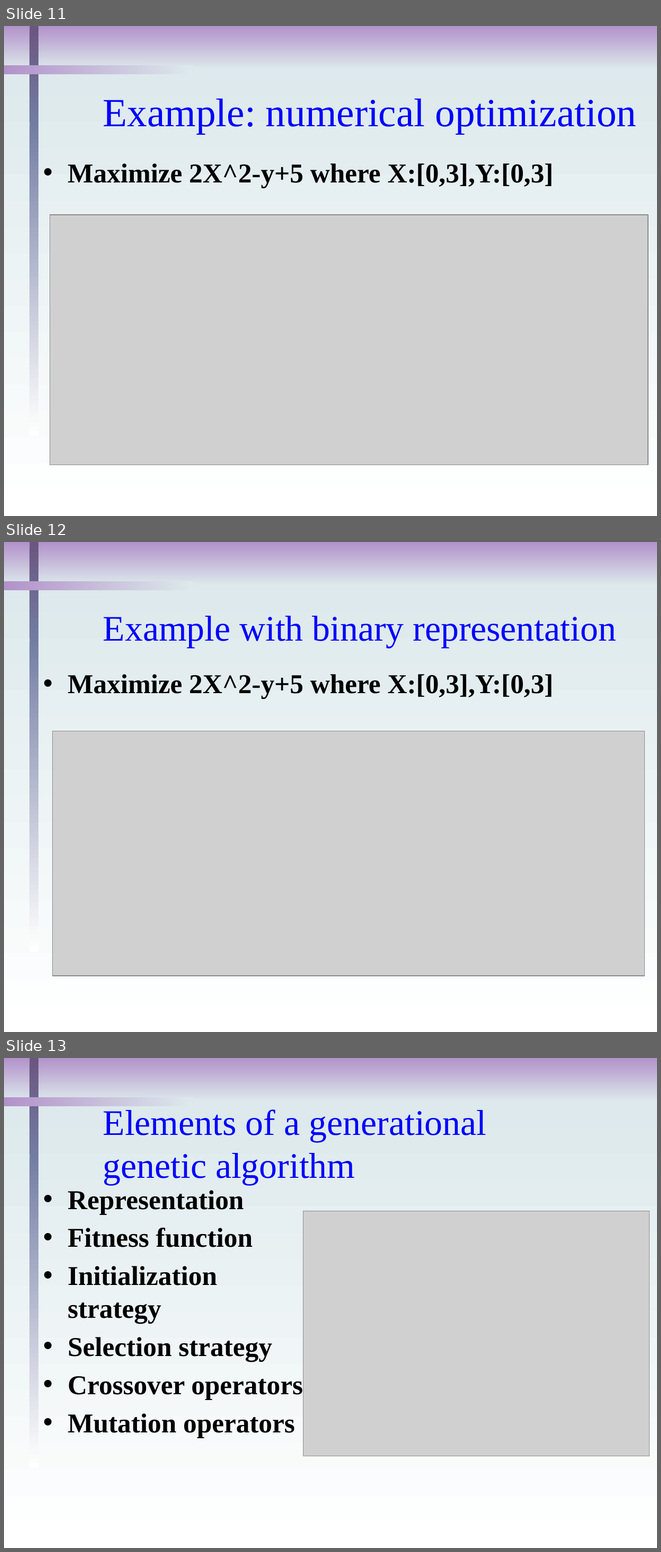
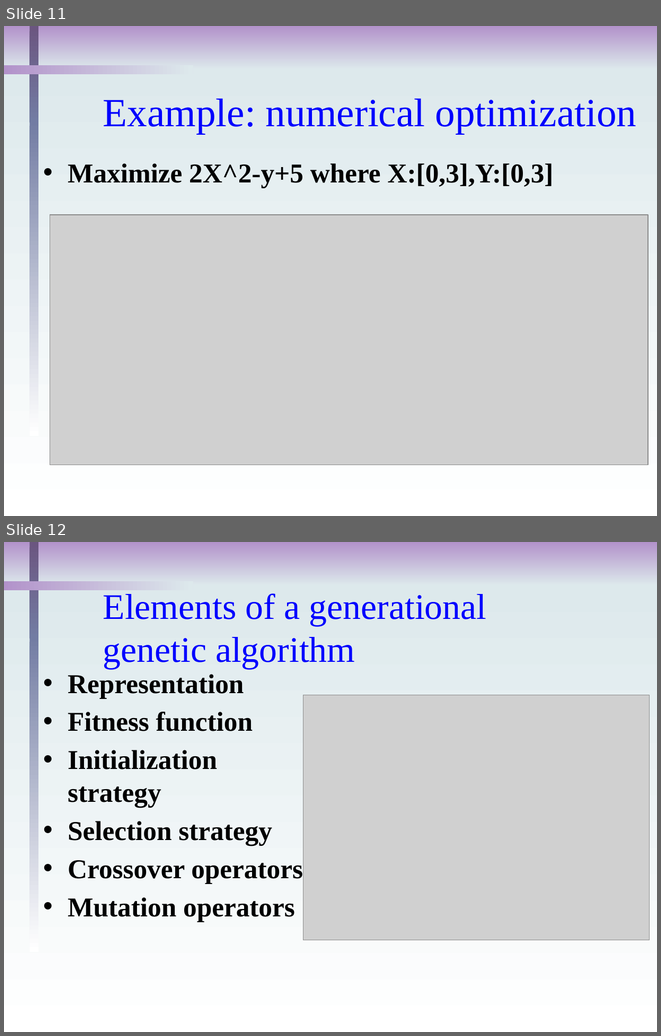
Before and after one commit to khaledmrasheed/khaledmrasheed.github.io, a slide deck: ECcourse/Evolutionary_Computation.pptx. Shown one above the other, each under a label of ours: slides 11, 12 and 13 before the commit, slides 11 and 12 after it. The pictures are 661x1552 and 661x1036 pixels, drawn with LibreOffice and Linux fonts; fonts in the diff are those of the drawing; grey boxes stand for pictures; background and template pictures are left out. Boxes give left, top, right and bottom in pixels: in the first picture for what was removed or moved away, otherwise in the second. Text is boxed around its words. In the diff, an @@ line names an element or a change of style, - is before the commit and + after.

```diff
--- a/ECcourse/Evolutionary_Computation.pptx
+++ b/ECcourse/Evolutionary_Computation.pptx
@@ slide 12 removed at [4, 542, 657, 1032], background #FFFFFF; not listed: 5 template elements that a slide beside it also shows @@
@@ title removed at [103, 616, 616, 647] @@
-Example with binary representation
@@ text removed at [68, 674, 554, 699] @@
-• Maximize 2X^2-y+5 where X:[0,3],Y:[0,3]
@@ picture removed at [52, 731, 645, 976] @@
@@ what was slide 13 is now slide 12 @@
```
